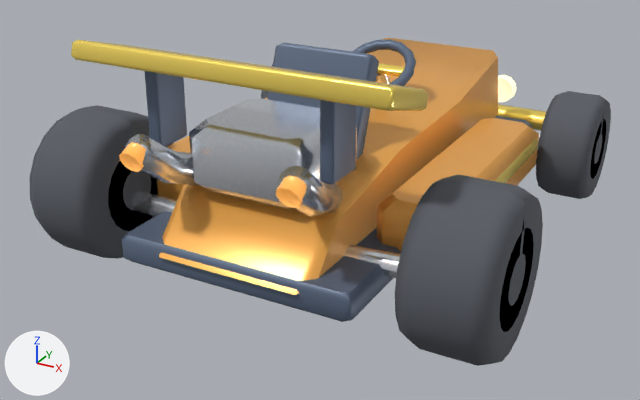
One commit to the glTF model public/assets/karts/trilha_raposa.glb: the scene before it, then after it.
Rendered twice from a 50 mm camera at (1.76, -3.6, 1.86) aimed at (-0.1, -0.22, 0.17). The lights are fixed; the arrows at lower left show +X, +Y and +Z. The first picture is the older version. Where no turn or scale is listed for an object, it has been applied to the vertices. Vertices at exactly the same position are counted once.

Names of what the first picture shows: 'EngineBlock', 'ExhaustL_Core', 'ExhaustL_Pipe', 'ExhaustR_Core', 'MainCowl', 'RearSpoilerWing', 'SeatBackrest', 'SidePod_R', 'SpoilerStrut_L', 'SpoilerStrut_R', 'Undertray', 'WheelFR_Tire', 'WheelRL_Tire', 'WheelRR_Tire' and 10 more.
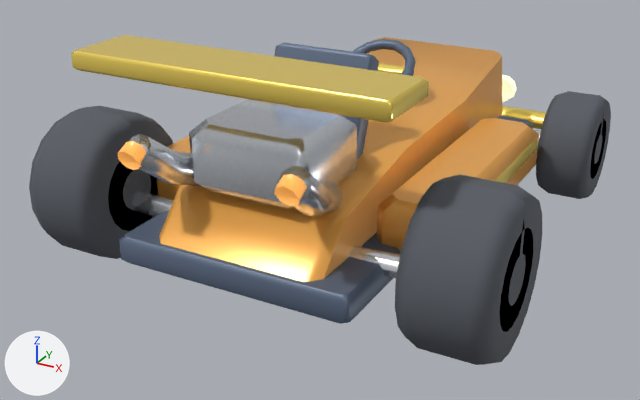
ob_steeringwheel is not drawn itself; it is the parent of ob_steeringrim, ob_steeringhub.

Changed parts and their boxes (x1, y1, x2, y2) in the pictures (640 x 400 px):
'MainCowl', reshaped
    before: (159, 38, 498, 295)
    after: (159, 37, 502, 282)
'RearSpoilerWing', turned
    before: (71, 40, 428, 111)
    after: (71, 35, 429, 122)
'SpoilerStrut_R', deleted
    before: (320, 100, 356, 184)
'SpoilerStrut_L', deleted (blue)
    before: (144, 71, 187, 146)
'SteeringRim', turned
    before: (352, 39, 416, 86)
    after: (352, 39, 416, 76)
'ExhaustR_Core', moved
    before: (276, 175, 307, 208)
    after: (274, 174, 307, 206)
'ExhaustL_Core', moved
    before: (119, 142, 146, 172)
    after: (118, 141, 146, 170)
'SteeringHub', turned
    before: (377, 63, 405, 77)
    after: (377, 63, 405, 74)

The edits, one by one:
me_maincowl is used by ob_maincowl; location (0.0, 0.0, 0.0).
me_maincowl had 30 vertices, 56 faces and spanned x -0.36..0.36, y -1.16..1.06, z 0.2..0.68.
me_maincowl now has 26 vertices, 48 faces and spans x -0.38..0.38, y -1.16..1.06, z 0.24..0.68.
me_maincowl part 1: the whole mesh is rebuilt.
Object 'SteeringWheel' (ob_steeringwheel) turns from (-57, 0, 0) to (-56, 0, 0) degrees about x, y and z.
Object 'SpoilerStrut_L' (ob_spoilerstrut_l) is deleted.
Object 'SpoilerStrut_R' (ob_spoilerstrut_r) is deleted.
Object 'RearSpoilerWing' (ob_rearspoilerwing) turns from (-16, 0, 0) to (0, 0, 0) degrees about x, y and z.
Object 'ExhaustL_Core' (ob_exhaustl_core) moves from (-0.34, -1.19, 0.69) to (-0.34, -1.2, 0.7).
Object 'ExhaustR_Core' (ob_exhaustr_core) moves from (0.34, -1.19, 0.69) to (0.34, -1.2, 0.7).
